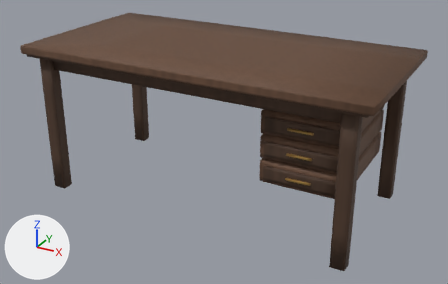
One commit to the glTF model assets/generated/writing_desk.glb: the scene before it, then after it.
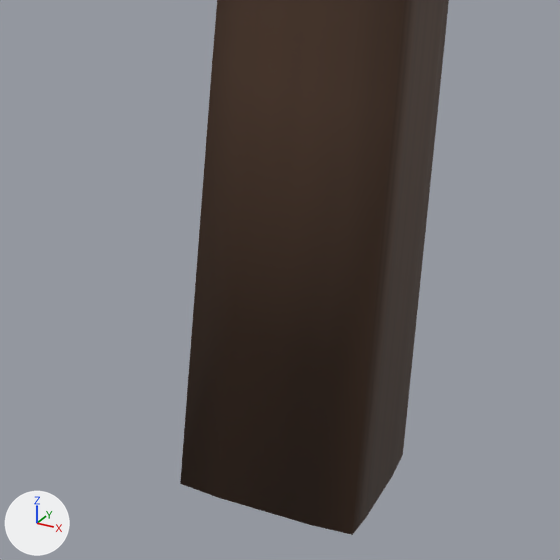
The first picture shows the older version from a camera (50 mm lens) standing at (54.7, -98.6, 60.2) and looking at (1.1, -1.1, 11.5). The close-ups show the older and then the newer version on the part from 70% to 81% of the width and 79% to 96% of the height of that picture. Only the edits that show in the close-ups are written down. The axes (+X, +Y, +Z) are drawn at lower left. The lights are the same throughout. Where no turn or scale is listed for an object, it has been applied to the vertices.

Script lines for the objects in view, before the commit:
```python
me_mesh_5 = bpy.data.meshes.new('Mesh_5')
me_mesh_5.from_pydata(...)  # 98 vertices, 192 faces; spans x -1.4..1.4, y -1.2..1.2, z -14.1..14.1
me_mesh_5.materials.append(mat_material_1)
ob_taperedleg_1_1 = bpy.data.objects.new('TaperedLeg_1_1', me_mesh_5)
ob_taperedleg_1_1.location = (29.92, -13.94, 14.1)
```
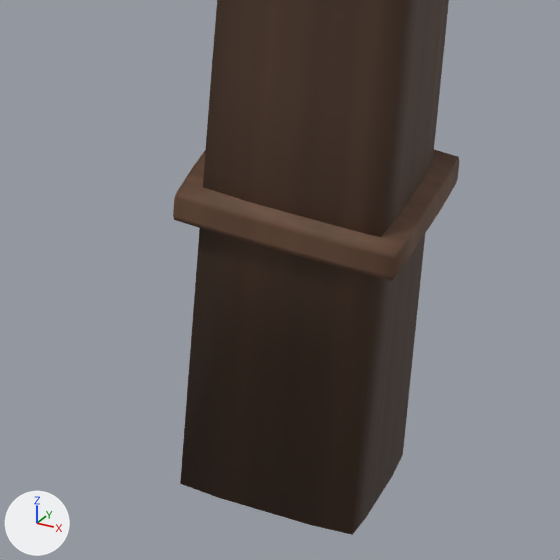
Boxes [x1, y1, x2, y2] around the edits, measured in the close-ups (560 x 560 px):
```json
{"object": "LegCollar1_1", "change": "added", "after": [173, 150, 459, 281], "on screen": "brown"}
```

Scene script edits in JSON lines:
```json
{"op": "add", "block": "me_mesh_9_1", "code": ["me_mesh_9_1 = bpy.data.meshes.new('Mesh_9')", "me_mesh_9_1.from_pydata(...)  # 98 vertices, 192 faces; spans x -1.63..1.63, y -1.44..1.44, z -0.28..0.28", "me_mesh_9_1.materials.append(mat_material_0)"]}
{"op": "add", "block": "ob_legcollar1_1", "code": ["ob_legcollar1_1 = bpy.data.objects.new('LegCollar1_1', me_mesh_9_1)", "ob_legcollar1_1.location = (29.92, -13.94, 4.8)"]}
```
